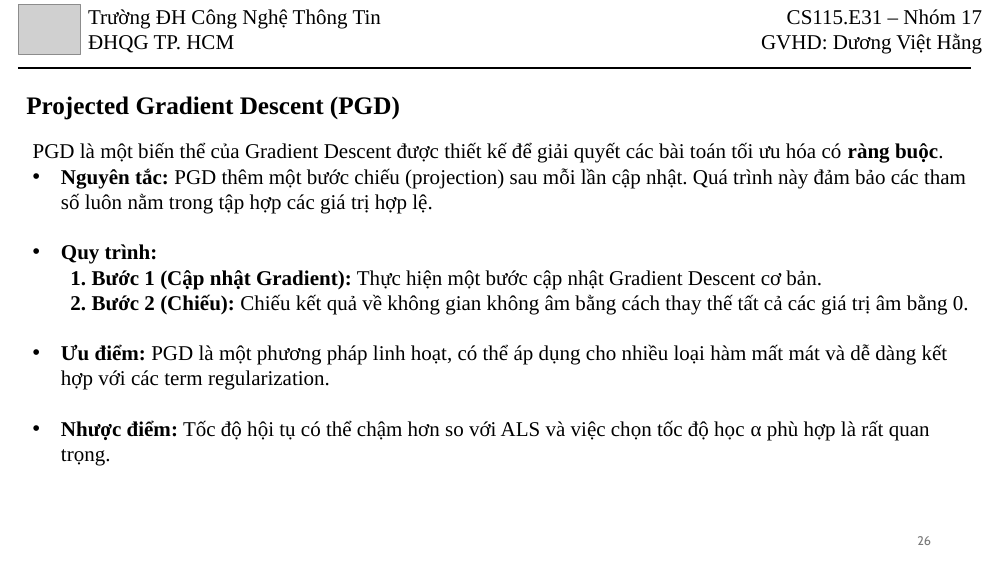
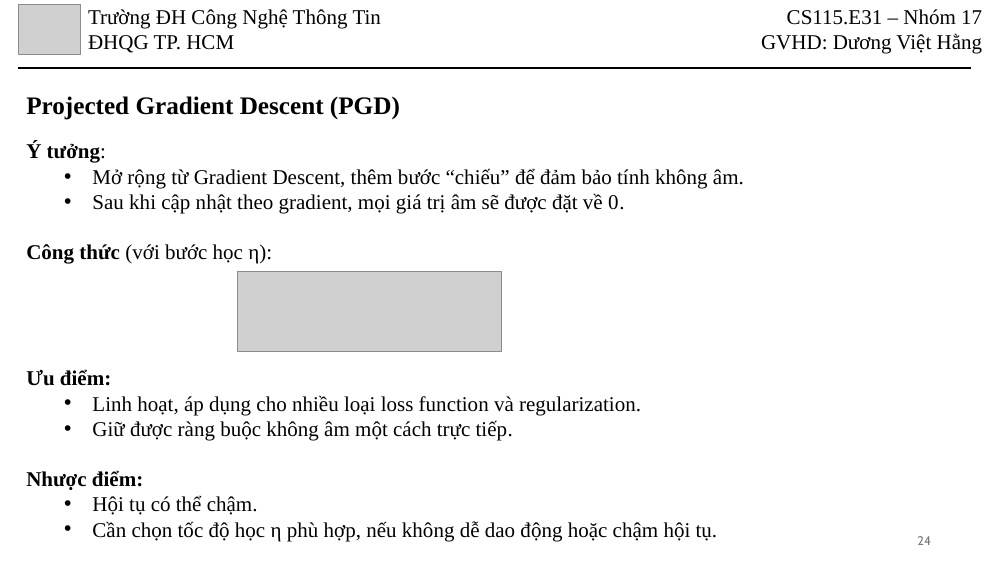
Before and after one commit to HoanHang/AI-UIT, a slide deck: slide 24 of Toan_KHMT/BaoCao/CS115-Nhom17-NMF.pptx (slide 26 before the commit). Drawn at 1008x567 pixels with LibreOffice and Linux fonts; fonts in the diff are those of the drawing; grey boxes stand for pictures. Boxes give left, top, right and bottom in pixels: in the first picture for what was removed or moved away, otherwise in the second. Text is boxed around its words. In the diff, an @@ line names an element or a change of style, - is before the commit and + after.

```diff
--- a/Toan_KHMT/BaoCao/CS115-Nhom17-NMF.pptx
+++ b/Toan_KHMT/BaoCao/CS115-Nhom17-NMF.pptx
@@ text at [26, 142, 744, 541]: text changed @@
-PGD là một biến thể của Gradient Descent được thiết kế để giải quyết các bài toán tối ưu hóa có ràng buộc.
-• Nguyên tắc: PGD thêm một bước chiếu (projection) sau mỗi lần cập nhật. Quá trình này đảm bảo các tham số luôn nằm trong tập hợp các giá trị hợp lệ.
-• Quy trình:
-  1. Bước 1 (Cập nhật Gradient): Thực hiện một bước cập nhật Gradient Descent cơ bản.
-  2. Bước 2 (Chiếu): Chiếu kết quả về không gian không âm bằng cách thay thế tất cả các giá trị âm bằng 0.
-• Ưu điểm: PGD là một phương pháp linh hoạt, có thể áp dụng cho nhiều loại hàm mất mát và dễ dàng kết hợp với các term regularization.
-• Nhược điểm: Tốc độ hội tụ có thể chậm hơn so với ALS và việc chọn tốc độ học α phù hợp là rất quan trọng.
+Ý tưởng:
+  • Mở rộng từ Gradient Descent, thêm bước “chiếu” để đảm bảo tính không âm.
+  • Sau khi cập nhật theo gradient, mọi giá trị âm sẽ được đặt về 0.
+Công thức (với bước học η):
+Ưu điểm:
+  • Linh hoạt, áp dụng cho nhiều loại loss function và regularization.
+  • Giữ được ràng buộc không âm một cách trực tiếp.
+Nhược điểm:
+  • Hội tụ có thể chậm.
+  • Cần chọn tốc độ học η phù hợp, nếu không dễ dao động hoặc chậm hội tụ.
@@ picture added at [237, 271, 501, 351] @@
@@ page number at [917, 536, 931, 545]: text changed @@
-26
+24
```
Also in this commit, not shown: 22 other slides changed, 2 slides removed.
